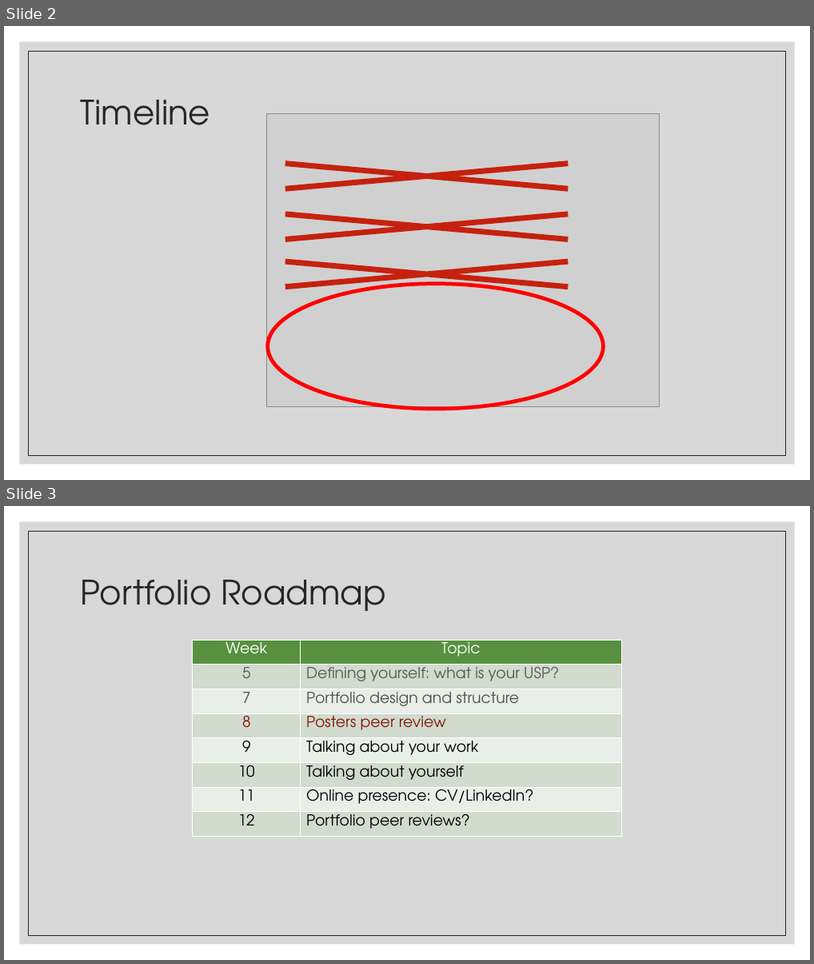
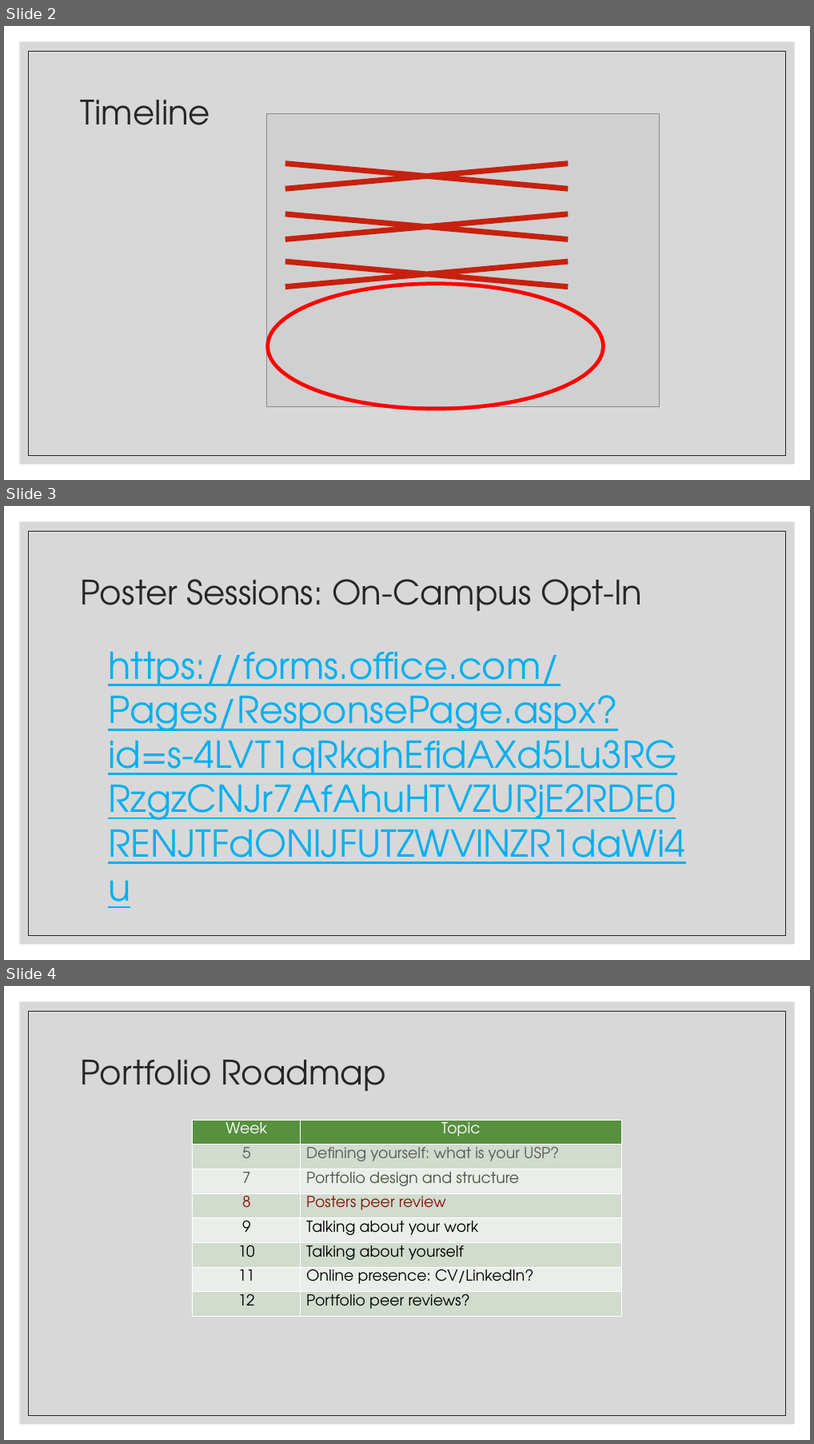
Before and after one commit to Falmouth-Games-Academy/COMP2x0-workshop-slides, a slide deck: COMP2x0-portfolio-workshop-08.pptx. Shown one above the other, each under a label of ours: slides 2 and 3 before the commit, slides 2, 3 and 4 after it. The pictures are 814x964 and 814x1444 pixels, drawn with LibreOffice and Linux fonts; fonts in the diff are those of the drawing; grey boxes stand for pictures. Boxes give left, top, right and bottom in pixels: in the first picture for what was removed or moved away, otherwise in the second. Text is boxed around its words. In the diff, an @@ line names an element or a change of style, - is before the commit and + after.

```diff
--- a/COMP2x0-portfolio-workshop-08.pptx
+++ b/COMP2x0-portfolio-workshop-08.pptx
@@ slide 3 added at <box>4,506,810,960</box>, background #FFFFFF; not listed: 2 template elements that a slide beside it also shows @@
@@ title added at <box>81,579,642,611</box>, 40 pt, text #262626 @@
+Poster Sessions: On-Campus Opt-In
@@ text added at <box>108,652,677,784</box>, 44 pt, text #00B0F0, underline @@
+https://forms.office.com/Pages/ResponsePage.aspx?id=s-4LVT1qRkahEfidAXd5Lu3RGRzgzCNJr7AfAhuHTVZURjE2RDE0RENJTFdONlJFUTZWVlNZR1daWi4u
@@ what was slide 3 is now slide 4 @@
```
Also in this commit, not shown: 1 other file.
